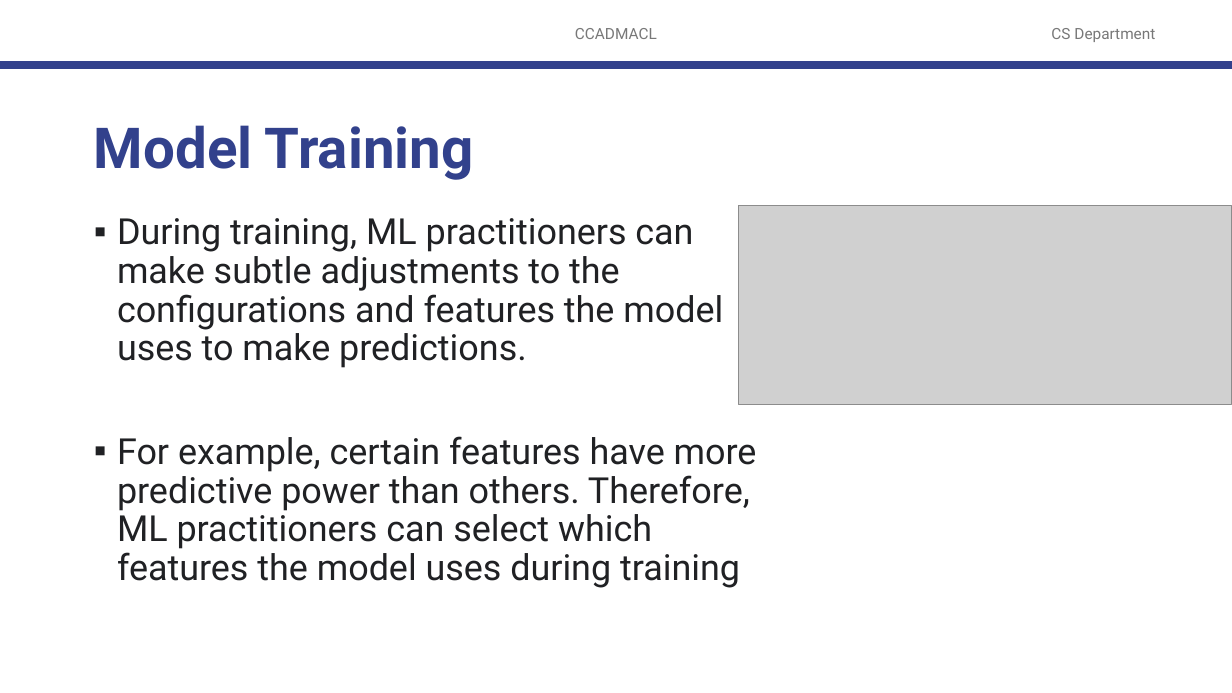
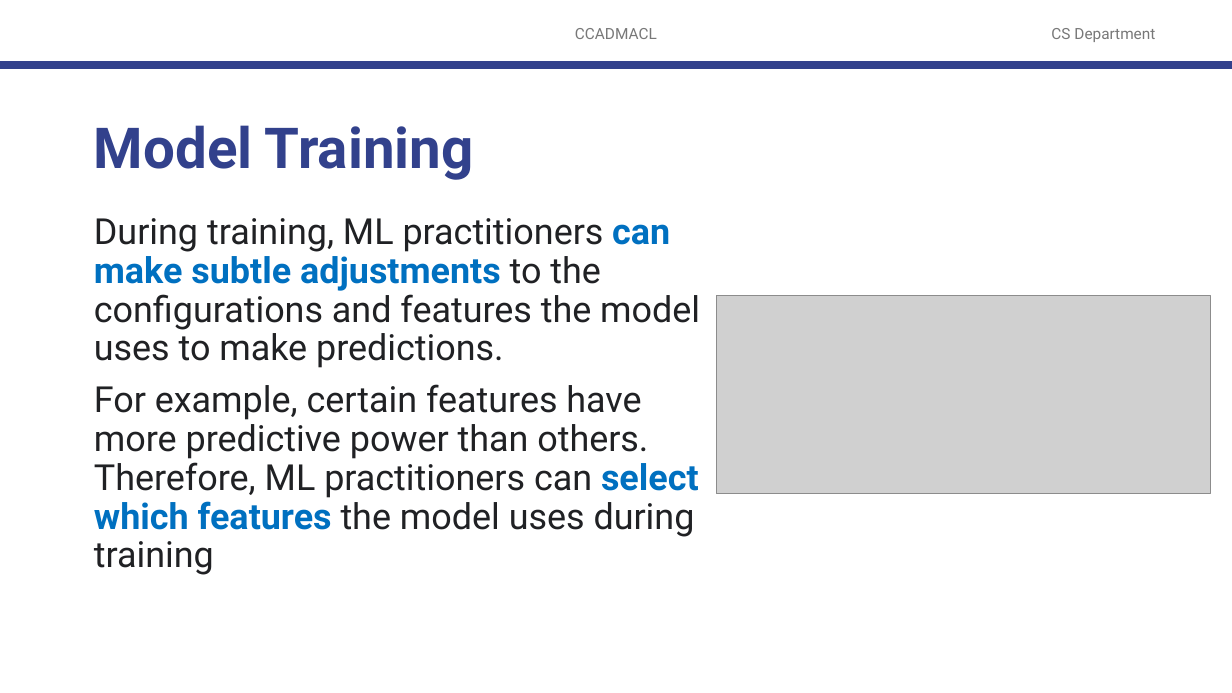
Before and after one commit to robitussin/CCADMACL, a slide deck: slide 17 of 1 - Generative vs Discriminative Models/Review on Machine Learning Concepts.pptx. Drawn at 1232x693 pixels with LibreOffice and Linux fonts; fonts in the diff are those of the drawing; grey boxes stand for pictures; background and template pictures are left out. Boxes give left, top, right and bottom in pixels: in the first picture for what was removed or moved away, otherwise in the second. Text is boxed around its words. In the diff, an @@ line names an element or a change of style, - is before the commit and + after.

```diff
--- a/1 - Generative vs Discriminative Models/Review on Machine Learning Concepts.pptx
+++ b/1 - Generative vs Discriminative Models/Review on Machine Learning Concepts.pptx
@@ text "During training, ML practitioners can ..." at (94, 218, 700, 575): text colour #202124 to #0070C0, bold on in "can make subtle adjustments", "select which features"; bullet ▪ to none @@
@@ picture: place and size @@
-picture at (738, 205, 1232, 404)
+picture at (716, 295, 1211, 494)
```
Also in this commit, not shown: 10 other slides changed.
